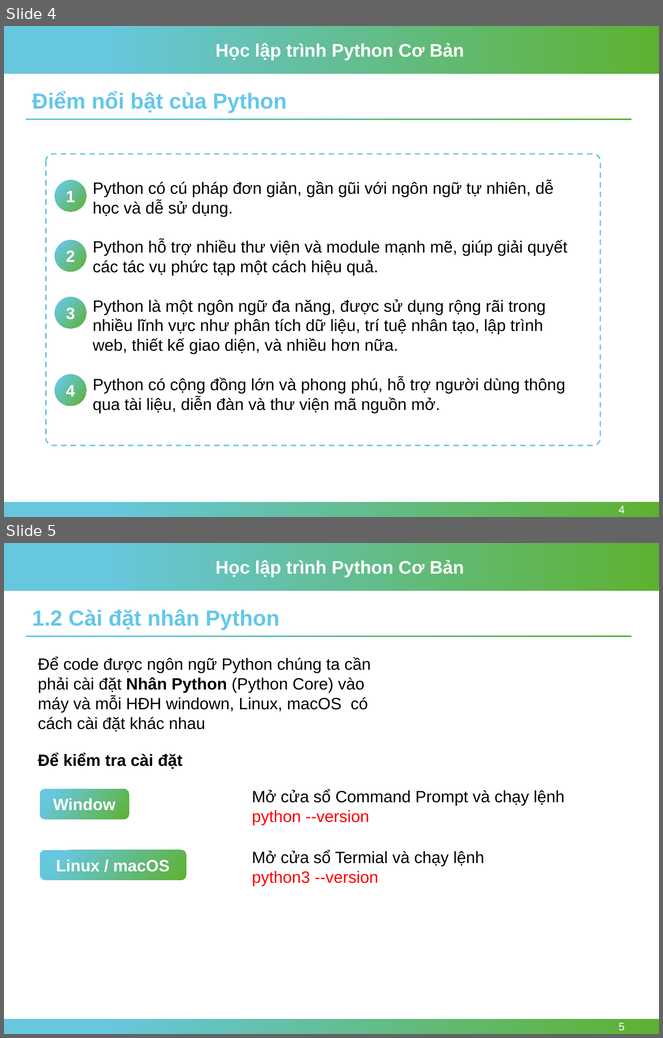
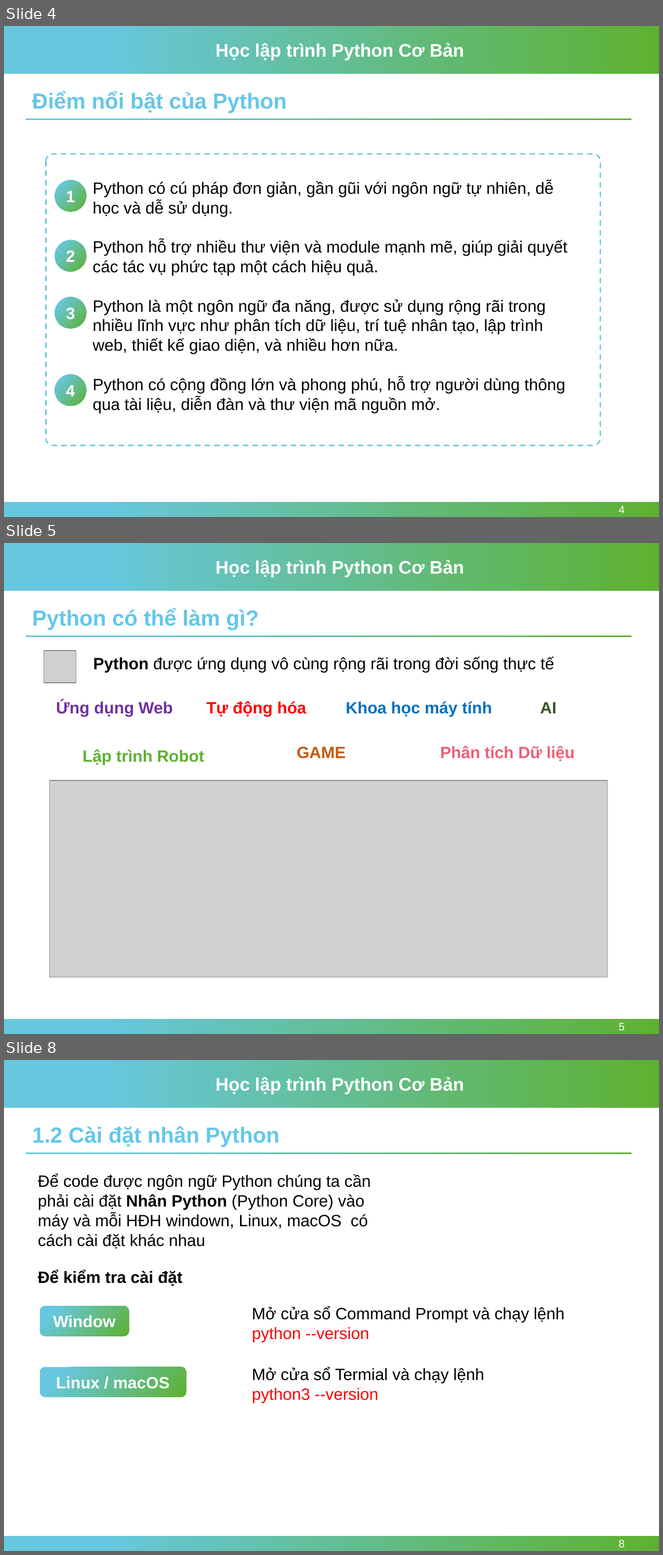
Before and after one commit to nhannn87dn/Learn-Python-Basic, a slide deck: 01-Lessions/Session-01-Getting-Started/Session-01-Getting-Started-Python.pptx. Shown one above the other, each under a label of ours: slides 4 and 5 before the commit, slides 4, 5 and 8 after it; the slides between them are not shown. The pictures are 663x1038 and 663x1555 pixels, drawn with LibreOffice and Linux fonts; fonts in the diff are those of the drawing; grey boxes stand for pictures; background and template pictures are left out. Boxes give left, top, right and bottom in pixels: in the first picture for what was removed or moved away, otherwise in the second. Text is boxed around its words. In the diff, an @@ line names an element or a change of style, - is before the commit and + after.

```diff
--- a/01-Lessions/Session-01-Getting-Started/Session-01-Getting-Started-Python.pptx
+++ b/01-Lessions/Session-01-Getting-Started/Session-01-Getting-Started-Python.pptx
@@ slide 5 added at (4, 543, 659, 1034), background #FFFFFF; not listed: 4 template elements that a slide beside it also shows @@
@@ text added at (32, 609, 259, 630), 24 pt, text #64C7E9, bold @@
+Python có thể làm gì?
@@ picture added at (44, 651, 76, 682) @@
@@ text added at (93, 656, 554, 672), 18 pt, text #000000 @@
+Python được ứng dụng vô cùng rộng rãi trong đời sống thực tế
@@ text added at (56, 701, 173, 717), 18 pt, text #7030A0, bold @@
+Ứng dụng Web
@@ text added at (206, 701, 307, 717), 18 pt, text #FF0000, bold @@
+Tự động hóa
@@ text added at (346, 702, 492, 717), 18 pt, text #0070C0, bold @@
+Khoa học máy tính
@@ text added at (540, 702, 556, 714), 18 pt, text #385723, bold @@
+AI
@@ text added at (83, 749, 204, 765), 18 pt, text #5EB130, bold @@
+Lập trình Robot
@@ text added at (297, 747, 346, 759), 18 pt, text #C55A11, bold @@
+GAME
@@ text added at (440, 746, 575, 761), 18 pt, text #EC5F77, bold @@
+Phân tích Dữ liệu
@@ picture added at (50, 781, 607, 978) @@
@@ page number added at (619, 1023, 625, 1031), 12 pt, text #FFFFFF @@
+5
@@ what was slide 5 is now slide 8 @@
@@ page number at (619, 1540, 625, 1548): text changed @@
-5
+8
```
Also in this commit, not shown: 1 slide changed, 2 other slides added, 12 other files.
